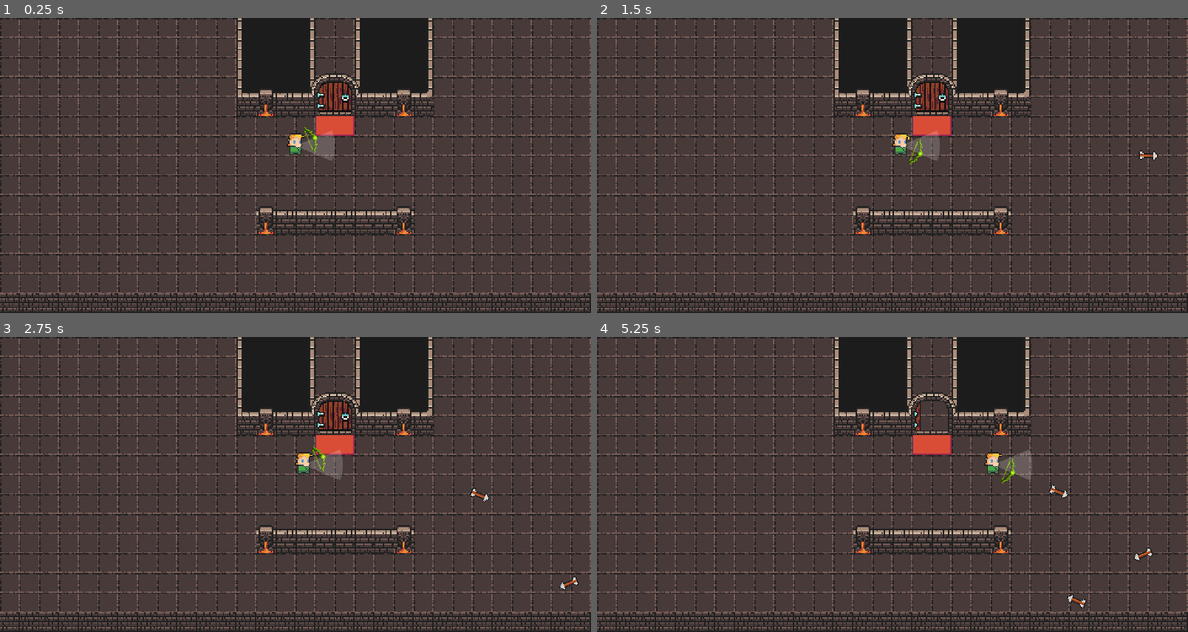
Above: before the commit, frames 1-4 (two rows, left to right).
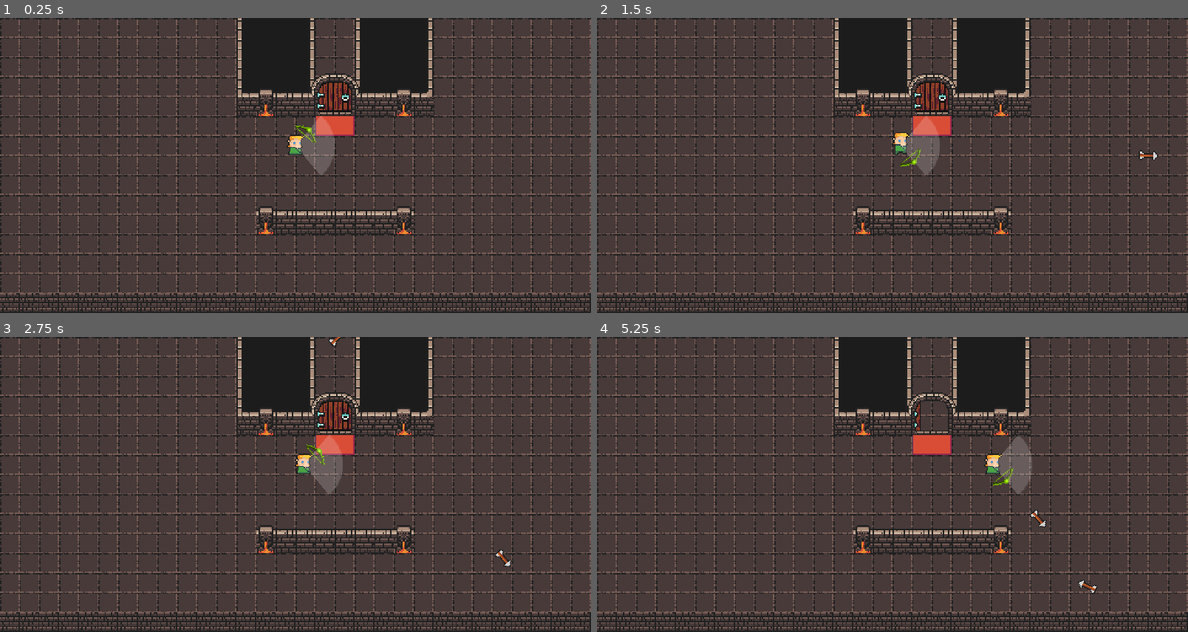
Above: after the commit, the same moments.

Repository: PizzaJuggler/GMTK-2020
Game: Godot game, scene res://level/level.tscn
Two runs of this game, one before a commit and one after it. Both use one fixed random seed, a clock stepped at 60 frames per second and the inputs below.
Inputs (mouse positions are in pixels of both pictures, inside the frame that each line leads up to):
- Up to frame 1 (0.25 s): no input
- Up to frame 2 (1.5 s): move the mouse to (1022, 150) at 0.52 s; hold Space (shoot) 0.53-1.28 s; move the mouse to (774, 180) at 1.27 s; tap W (move) at 1.35 s
- Up to frame 3 (2.75 s): tap Space (shoot) at 1.55 s; move the mouse to (354, 419) at 2.02 s; hold Space (shoot) from 2.03 s (still down)
- Up to frame 4 (5.25 s): move the mouse to (862, 543) at 2.77 s; release Space (shoot) at 2.78 s; tap Space (shoot) at 2.85, 3.8, 4.35 s; move the mouse to (1069, 528) at 3.52 s; hold W (move) 3.53-4.28 s; move the mouse to (715, 440) at 4.27 s; move the mouse to (922, 484) at 5.02 s; hold Space (shoot) from 5.03 s (still down)

The runs differ from the first frame. In frame 1, 0.6% of the frame differs, in the area x 48-56%, y 33-54%; in frame 2, 0.6%; in frame 3, 0.8%; in frame 4, 0.9%, in the area x 65-95%, y 33-92%.

Commit message:
weapon corretly functions in all directions

Diff:
--- a/godot/level/DungeonTileMap.tscn
+++ b/godot/level/DungeonTileMap.tscn
@@ -541,6 +541,27 @@
 1/shape_one_way_margin = 0.0
 1/shapes = [  ]
 1/z_index = 0
+2/name = "0x72_DungeonTilesetII_v1.3.png 2"
+2/texture = ExtResource( 1 )
+2/tex_offset = Vector2( 0, 0 )
+2/modulate = Color( 1, 1, 1, 1 )
+2/region = Rect2( 60, 20, 4, 4 )
+2/tile_mode = 2
+2/autotile/icon_coordinate = Vector2( 0, 0 )
+2/autotile/tile_size = Vector2( 4, 4 )
+2/autotile/spacing = 0
+2/autotile/occluder_map = [  ]
+2/autotile/navpoly_map = [  ]
+2/autotile/priority_map = [  ]
+2/autotile/z_index_map = [  ]
+2/occluder_offset = Vector2( 0, 0 )
+2/navigation_offset = Vector2( 0, 0 )
+2/shape_offset = Vector2( 0, 0 )
+2/shape_transform = Transform2D( 1, 0, 0, 1, 0, 0 )
+2/shape_one_way = false
+2/shape_one_way_margin = 0.0
+2/shapes = [  ]
+2/z_index = 0
 
 [node name="DungeonTileMap" type="TileMap"]
 tile_set = SubResource( 56 )
--- a/godot/level/level.tscn
+++ b/godot/level/level.tscn
@@ -15,7 +15,7 @@
 
 [node name="WeaponBase" parent="Player" instance=ExtResource( 2 )]
 position = Vector2( 7.15256e-07, -1.43051e-06 )
-rotation_limit = 45.0
+rotation_limit = 100.0
 firing_rate = 0.2
 
 [node name="walls" parent="." instance=ExtResource( 3 )]
--- a/godot/level/player/Player.tscn
+++ b/godot/level/player/Player.tscn
@@ -46,5 +46,4 @@
 [node name="AnimatedSprite" type="AnimatedSprite" parent="."]
 position = Vector2( -0.0548515, -8.17139 )
 frames = SubResource( 7 )
-frame = 4
 playing = true
--- a/godot/level/weapons/WeaponBase.gd
+++ b/godot/level/weapons/WeaponBase.gd
@@ -31,8 +31,8 @@
         if cooldown <= 0:
             cooldown = firing_rate
             var bullet = bullet_type.instance()
-            bullet.direction = Vector2(cos(bow_pivot.rotation), sin(bow_pivot.rotation))
-            if rotation_degrees < -90 || rotation_degrees > 90:
-                bullet.direction *= -1
+            bullet.direction = Vector2(
+                    cos(bow_pivot.rotation + rotation),
+                    sin(bow_pivot.rotation + rotation))
             bullet.position = global_position + bullet.direction * 18
             get_tree().get_root().add_child(bullet)
--- a/godot/level/weapons/WeaponBase.tscn
+++ b/godot/level/weapons/WeaponBase.tscn
@@ -32,6 +32,7 @@
 margin_bottom = 32.0
 rect_rotation = 90.0
 rect_pivot_offset = Vector2( 32, 32 )
+mouse_filter = 2
 max_value = 180.0
 step = 1.0
 value = 80.0
